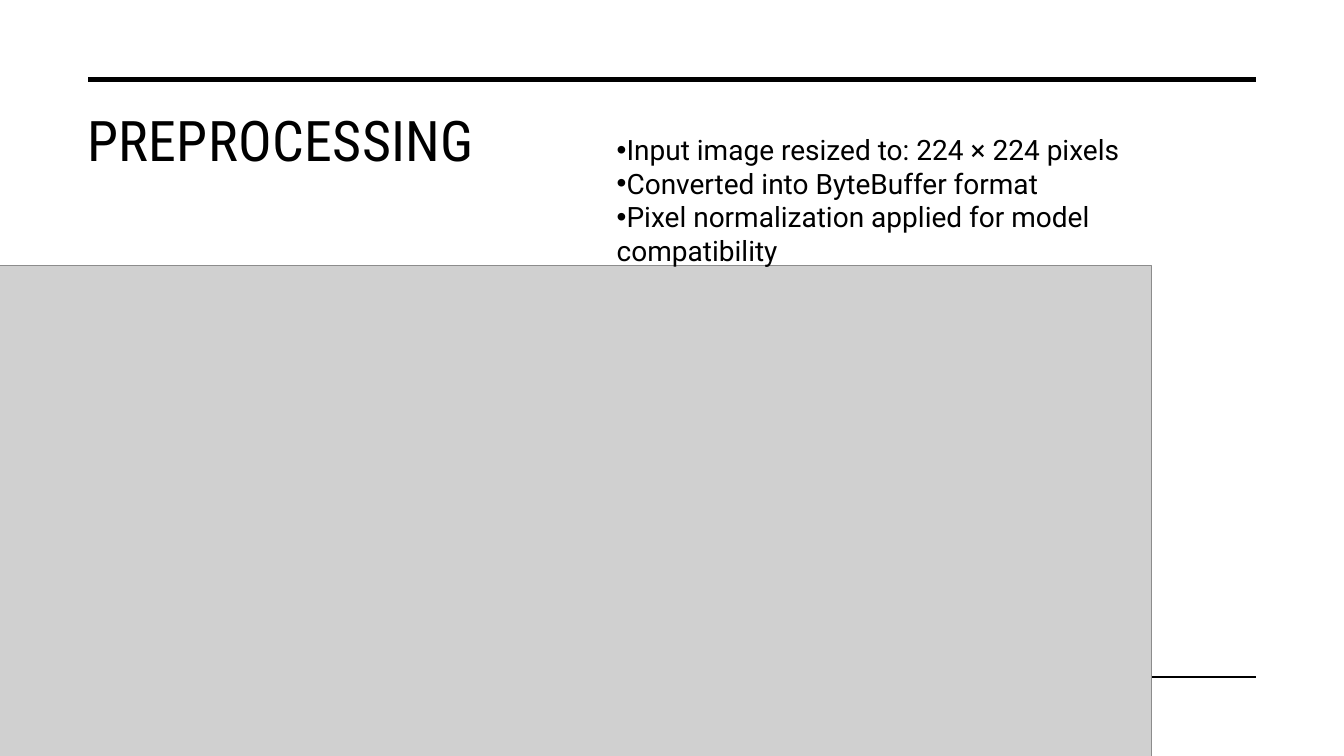
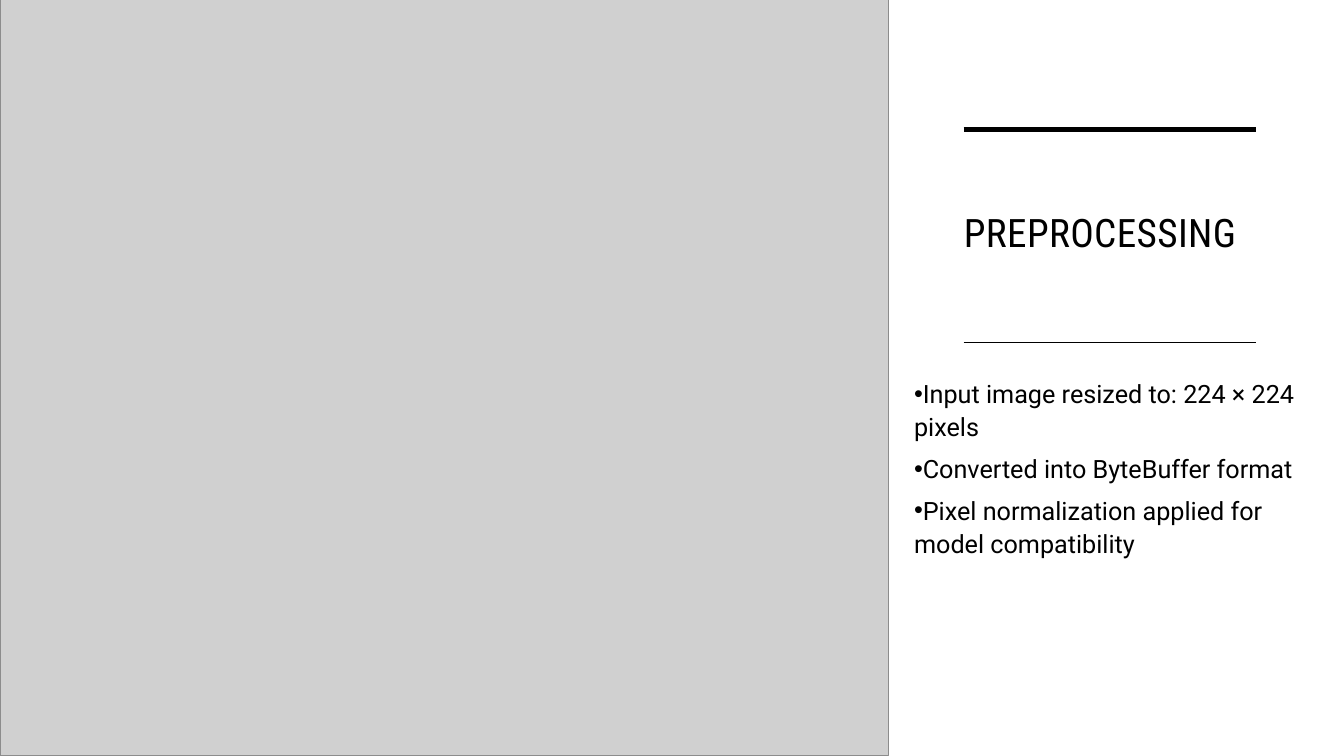
Before and after one commit to HadiNazari1/my-presentation-files-, a slide deck: slide 9 of Mobile Deep Learning Inference Framework for Android-Based Short-Circuit 1.pptx (slide 7 before the commit). Drawn at 1344x756 pixels with LibreOffice and Linux fonts; fonts in the diff are those of the drawing; grey boxes stand for pictures. Boxes give left, top, right and bottom in pixels: in the first picture for what was removed or moved away, otherwise in the second. Text is boxed around its words. In the diff, an @@ line names an element or a change of style, - is before the commit and + after.

```diff
--- a/Mobile Deep Learning Inference Framework for Android-Based Short-Circuit 1.pptx
+++ b/Mobile Deep Learning Inference Framework for Android-Based Short-Circuit 1.pptx
@@ picture resized from (x1=0, y1=265, x2=1151, y2=756) to (x1=0, y1=0, x2=888, y2=756) @@
@@ line removed from (89, 80) to (1256, 80) @@
@@ line added from (964, 129) to (1256, 129), #000000 3.5 pt @@
@@ title "PREPROCESSING" moved from (x1=87, y1=120, x2=474, y2=162) to (x1=964, y1=218, x2=1236, y2=248) @@
@@ title "PREPROCESSING" at (x1=964, y1=218, x2=1236, y2=248): size 40 to 28 pt; vertical alignment top to middle @@
@@ line added from (964, 343) to (1256, 343), #000000 1 pt @@
@@ text "Input image resized to: 224 ..." moved from (x1=617, y1=139, x2=1119, y2=268) to (x1=914, y1=384, x2=1294, y2=559) @@
@@ text "Input image resized to: 224 ..." at (x1=914, y1=384, x2=1294, y2=559): size 20 to 18 pt; indent changed; line spacing 1 to 1.1; more space between paragraphs; vertical alignment middle to top @@
@@ line removed from (89, 678) to (1256, 678) @@
```
Also in this commit, not shown: 7 other slides changed, 5 slides added, 1 other file.
